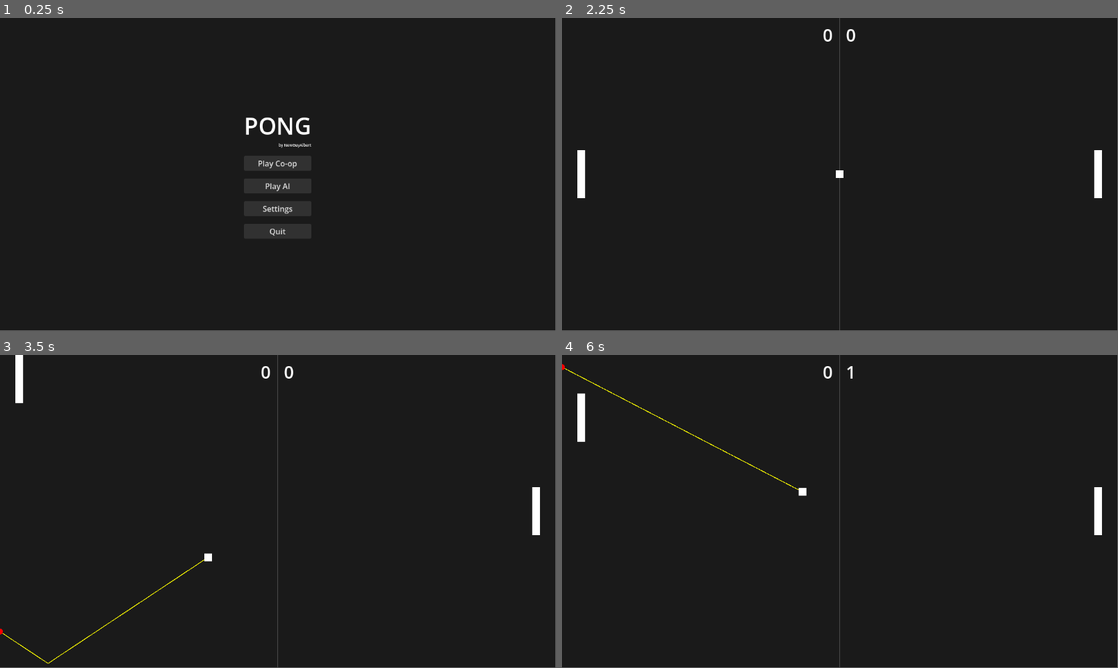
Above: before the commit, frames 1-4 (two rows, left to right).
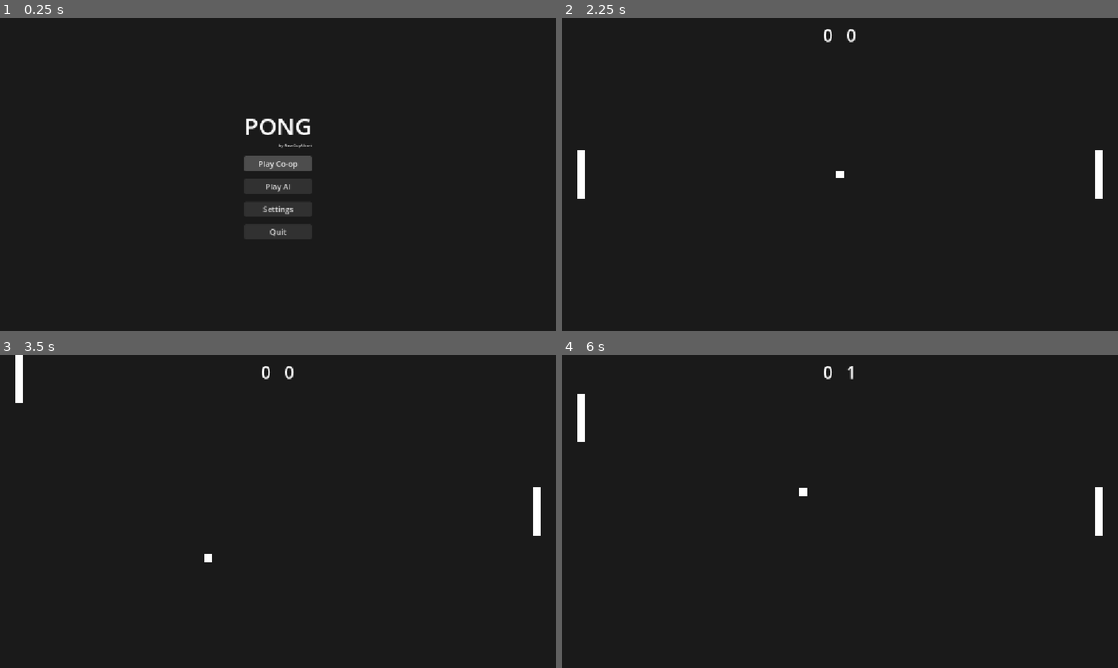
Above: after the commit, the same moments.

Repository: NewGuyAlbert/pong_1
Game: Godot game, scene res://scenes/menu/main_menu.tscn
The game is run twice, just before and just after one commit, with the same random seed, the same clock (stepped at 60 frames per second) and the same inputs.
Inputs (mouse positions are in pixels of both pictures, inside the frame that each line leads up to):
- Up to frame 1 (0.25 s): no input
- Up to frame 2 (2.25 s): click "Settings" at 0.5 s; click "← Back" at 1.25 s; click "Play Co-op" at 2 s
- Up to frame 3 (3.5 s): tap Enter at 2.75 s; move the mouse to (400, 495) at 2.77 s; hold W from 2.78 s (still down)
- Up to frame 4 (6 s): move the mouse to (728, 527) at 3.52 s; release W at 3.53 s; hold S 3.53-4.28 s; move the mouse to (895, 442) at 4.27 s; hold W 4.28-5.78 s; move the mouse to (812, 574) at 5.02 s; tap Space at 5.75 s; move the mouse to (1006, 558) at 5.77 s; hold S from 5.78 s (still down)
In our replay, the window is 799x449 before the commit and 800x450 after it. These sizes can differ from the game's own. Grey fills any space a smaller window leaves; there, only what the larger window draws over its background counts as a difference.

The runs differ from the first frame. In frame 1, 1.0% of the frame differs, in the area x 43-57%, y 31-70%; in frame 2, 0.3%; in frame 3, 0.5%; in frame 4, 0.5%.

Commit message:
feat: add settings menu

Diff:
--- a/project.godot
+++ b/project.godot
@@ -28,6 +28,13 @@
 ]
 }
 
+[display]
+
+window/size/viewport_width=1152
+window/size/viewport_height=648
+window/stretch/mode="canvas_items"
+window/stretch/aspect="keep"
+
 [rendering]
 
 rendering_device/driver.windows="d3d12"
--- a/scenes/ball/ball.gd
+++ b/scenes/ball/ball.gd
@@ -9,7 +9,7 @@
 @export var reset_delay := 1.0
 
 @export var max_bounce_angle := deg_to_rad(50.0)  # Steepest angle when hitting paddle edge
-@export var debug_draw := true  # Toggle to show/hide predicted ball path
+@export var debug_draw := false  # Toggle to show/hide predicted ball path
 
 var speed: float
 var direction: Vector2 = Vector2.ZERO
@@ -39,7 +39,7 @@
 		return  # already waiting to launch, do nothing
 	_resetting = true
 	await get_tree().create_timer(reset_delay).timeout  # delay before launching
-	speed = initial_speed
+	speed = GameSettings.ball_speed
 	var angle := randf_range(-PI / 4, PI / 4)  # random angle between -45 and 45 degrees
 	if randi() % 2 == 0:  # 50% chance to launch left or right
 		angle += PI
--- a/scenes/game/game.gd
+++ b/scenes/game/game.gd
@@ -1,6 +1,5 @@
 extends Node2D
 
-@export var win_score := 3
 var score_left := 0
 var score_right := 0
 var winner := ""
@@ -10,9 +9,17 @@
 @onready var right_paddle: CharacterBody2D = $RightPaddle
 @onready var score_label: Label = $ScoreLabel
 @onready var victory_sound: AudioStreamPlayer = $VictorySound
+@onready var top_wall: StaticBody2D = $TopWall
+@onready var bottom_wall: StaticBody2D = $BottomWall
+@onready var center_line: ColorRect = $CenterLine
+
+const PADDLE_MARGIN := 40.0
+const WALL_THICKNESS := 20.0
 
 
 func _ready() -> void:
+	_layout_game_elements()
+
 	ball.scored.connect(_on_ball_scored)
 	ball.paddle_hit.connect(_on_ball_paddle_hit)
 
@@ -35,9 +42,9 @@
 	score_label.text = "%d   %d" % [score_left, score_right]
 
 	# Win condition: first to win_score points
-	if score_left >= win_score:
+	if score_left >= GameSettings.win_score:
 		winner = "Player 1"
-	elif score_right >= win_score:
+	elif score_right >= GameSettings.win_score:
 		winner = "CPU" if GameSettings.ai_enabled else "Player 2"
 
 	if winner != "":
@@ -59,3 +66,32 @@
 	# Restart game (after a win)
 	if event.is_action_pressed("ui_restart") and winner != "":
 		get_tree().reload_current_scene()
+
+
+## Positions all game elements based on the current viewport size.
+## This replaces the hardcoded pixel values that were set in the .tscn file.
+func _layout_game_elements() -> void:
+	var vp := get_viewport_rect().size
+
+	# Walls span the full width, placed just outside the visible area
+	top_wall.position = Vector2(vp.x / 2.0, -WALL_THICKNESS / 2.0)
+	bottom_wall.position = Vector2(vp.x / 2.0, vp.y + WALL_THICKNESS / 2.0)
+	var wall_shape := RectangleShape2D.new()
+	wall_shape.size = Vector2(vp.x, WALL_THICKNESS)
+	top_wall.get_node("CollisionShape2D").shape = wall_shape
+	bottom_wall.get_node("CollisionShape2D").shape = wall_shape
+
+	# Paddles centered vertically, offset from edges
+	left_paddle.position = Vector2(PADDLE_MARGIN, vp.y / 2.0)
+	right_paddle.position = Vector2(vp.x - PADDLE_MARGIN, vp.y / 2.0)
+
+	# Score label spans the full width
+	score_label.offset_left = 0.0
+	score_label.offset_right = vp.x
+	score_label.offset_top = 10.0
+
+	# Center line
+	center_line.offset_left = vp.x / 2.0 - 1.0
+	center_line.offset_right = vp.x / 2.0 + 1.0
+	center_line.offset_top = 0.0
+	center_line.offset_bottom = vp.y
--- a/scenes/game/pause_menu.gd
+++ b/scenes/game/pause_menu.gd
@@ -29,6 +29,7 @@
 func _pause() -> void:
 	get_tree().paused = true
 	show()
+	resume_button.grab_focus()
 
 
 func _resume() -> void:
--- a/scenes/game/pause_menu.tscn
+++ b/scenes/game/pause_menu.tscn
@@ -50,6 +50,7 @@
 layout_mode = 2
 theme_override_styles/normal = ExtResource("2_0n058")
 theme_override_styles/hover = ExtResource("3_1gnl8")
+theme_override_styles/focus = ExtResource("3_1gnl8")
 text = "Resume"
 
 [node name="RestartButton" type="Button" parent="VBoxContainer" unique_id=485685913]
@@ -57,6 +58,7 @@
 layout_mode = 2
 theme_override_styles/normal = ExtResource("2_0n058")
 theme_override_styles/hover = ExtResource("3_1gnl8")
+theme_override_styles/focus = ExtResource("3_1gnl8")
 text = "Restart"
 
 [node name="MainMenuButton" type="Button" parent="VBoxContainer" unique_id=710603507]
@@ -64,4 +66,5 @@
 layout_mode = 2
 theme_override_styles/normal = ExtResource("2_0n058")
 theme_override_styles/hover = ExtResource("3_1gnl8")
+theme_override_styles/focus = ExtResource("3_1gnl8")
 text = "Main Menu"
--- a/scenes/global/game_settings.gd
+++ b/scenes/global/game_settings.gd
@@ -2,3 +2,26 @@
 
 var ai_enabled := false
 var ai_difficulty := 0  # 0 = easy, 1 = medium, 2 = hard
+
+# Settings with defaults
+var fullscreen := false
+var win_score := 3
+var ball_speed := 400.0
+var master_volume := 0.5  # 0.0 to 1.0
+
+
+func apply_fullscreen() -> void:
+	if fullscreen:
+		DisplayServer.window_set_mode(DisplayServer.WINDOW_MODE_FULLSCREEN)
+	else:
+		DisplayServer.window_set_mode(DisplayServer.WINDOW_MODE_WINDOWED)
+
+
+func apply_volume() -> void:
+	# Convert 0.0–1.0 to dB. AudioServer uses linear_to_db.
+	var bus_index := AudioServer.get_bus_index("Master")
+	if master_volume <= 0.0:
+		AudioServer.set_bus_mute(bus_index, true)
+	else:
+		AudioServer.set_bus_mute(bus_index, false)
+		AudioServer.set_bus_volume_db(bus_index, linear_to_db(master_volume))
--- a/scenes/global/routes.gd
+++ b/scenes/global/routes.gd
@@ -6,5 +6,6 @@
 
 const MAIN_MENU := "res://scenes/menu/main_menu.tscn"
 const DIFFICULTY_MENU := "res://scenes/menu/difficulty_menu.tscn"
+const SETTINGS_MENU := "res://scenes/menu/settings_menu.tscn"
 const PLACEHOLDER_SCREEN := "res://scenes/menu/placeholder_screen.tscn"
 const GAME := "res://scenes/game/game.tscn"
--- a/scenes/menu/difficulty_menu.gd
+++ b/scenes/menu/difficulty_menu.gd
@@ -11,6 +11,7 @@
 	medium_button.pressed.connect(_on_difficulty.bind(1))
 	hard_button.pressed.connect(_on_difficulty.bind(2))
 	back_button.pressed.connect(func(): get_tree().change_scene_to_file(Routes.MAIN_MENU))
+	easy_button.grab_focus()
 
 
 func _on_difficulty(level: int) -> void:
--- a/scenes/menu/difficulty_menu.tscn
+++ b/scenes/menu/difficulty_menu.tscn
@@ -20,6 +20,9 @@
 offset_top = 20.0
 offset_right = 83.0
 offset_bottom = 51.0
+theme_override_styles/normal = ExtResource("1_m7xj0")
+theme_override_styles/hover = ExtResource("2_i1j5u")
+theme_override_styles/focus = ExtResource("2_i1j5u")
 text = "← Back"
 
 [node name="VBoxContainer" type="VBoxContainer" parent="." unique_id=1023155884]
@@ -43,6 +46,7 @@
 theme_override_font_sizes/font_size = 16
 theme_override_styles/normal = ExtResource("1_m7xj0")
 theme_override_styles/hover = ExtResource("2_i1j5u")
+theme_override_styles/focus = ExtResource("2_i1j5u")
 text = "Easy"
 
 [node name="MediumButton" type="Button" parent="VBoxContainer" unique_id=1621267086]
@@ -51,6 +55,7 @@
 theme_override_font_sizes/font_size = 16
 theme_override_styles/normal = ExtResource("1_m7xj0")
 theme_override_styles/hover = ExtResource("2_i1j5u")
+theme_override_styles/focus = ExtResource("2_i1j5u")
 text = "Medium"
 
 [node name="HardButton" type="Button" parent="VBoxContainer" unique_id=1480969310]
@@ -59,4 +64,5 @@
 theme_override_font_sizes/font_size = 16
 theme_override_styles/normal = ExtResource("1_m7xj0")
 theme_override_styles/hover = ExtResource("1_m7xj0")
+theme_override_styles/focus = ExtResource("2_i1j5u")
 text = "Hard"
--- a/scenes/menu/main_menu.gd
+++ b/scenes/menu/main_menu.gd
@@ -11,6 +11,7 @@
 	play_ai_button.pressed.connect(_on_play_ai)
 	settings_button.pressed.connect(_on_settings)
 	quit_button.pressed.connect(_on_quit)
+	play_coop_button.grab_focus()
 
 
 func _on_play_coop() -> void:
@@ -23,7 +24,7 @@
 
 
 func _on_settings() -> void:
-	get_tree().change_scene_to_file(Routes.PLACEHOLDER_SCREEN)
+	get_tree().change_scene_to_file(Routes.SETTINGS_MENU)
 
 
 func _on_quit() -> void:
--- a/scenes/menu/main_menu.tscn
+++ b/scenes/menu/main_menu.tscn
@@ -56,6 +56,7 @@
 layout_mode = 2
 theme_override_styles/normal = ExtResource("2_247la")
 theme_override_styles/hover = ExtResource("3_kiqgm")
+theme_override_styles/focus = ExtResource("3_kiqgm")
 text = "Play Co-op"
 
 [node name="PlayAIButton" type="Button" parent="VBoxContainer" unique_id=426976038]
@@ -63,6 +64,7 @@
 layout_mode = 2
 theme_override_styles/normal = ExtResource("2_247la")
 theme_override_styles/hover = ExtResource("3_kiqgm")
+theme_override_styles/focus = ExtResource("3_kiqgm")
 text = "Play AI"
 
 [node name="SettingsButton" type="Button" parent="VBoxContainer" unique_id=285908879]
@@ -70,6 +72,7 @@
 layout_mode = 2
 theme_override_styles/normal = ExtResource("2_247la")
 theme_override_styles/hover = ExtResource("3_kiqgm")
+theme_override_styles/focus = ExtResource("3_kiqgm")
 text = "Settings"
 
 [node name="QuitButton" type="Button" parent="VBoxContainer" unique_id=454544130]
@@ -77,4 +80,5 @@
 layout_mode = 2
 theme_override_styles/normal = ExtResource("2_247la")
 theme_override_styles/hover = ExtResource("3_kiqgm")
+theme_override_styles/focus = ExtResource("3_kiqgm")
 text = "Quit"
--- a/scenes/menu/placeholder_screen.gd
+++ b/scenes/menu/placeholder_screen.gd
@@ -5,6 +5,7 @@
 
 func _ready() -> void:
 	back_button.pressed.connect(_on_back_pressed)
+	back_button.grab_focus()
 
 
 func _on_back_pressed() -> void:
--- a/scenes/menu/placeholder_screen.tscn
+++ b/scenes/menu/placeholder_screen.tscn
@@ -39,4 +39,5 @@
 offset_bottom = 51.0
 theme_override_styles/normal = ExtResource("2_uerj4")
 theme_override_styles/hover = ExtResource("3_wxwww")
+theme_override_styles/focus = ExtResource("3_wxwww")
 text = "← Back"
--- /dev/null
+++ b/scenes/menu/settings_menu.gd
@@ -0,0 +1,72 @@
+extends Control
+
+@onready var fullscreen_toggle: CheckButton = %FullscreenToggle
+@onready var win_score_slider: HSlider = %WinScoreSlider
+@onready var win_score_value: Label = %WinScoreValue
+@onready var ball_speed_slider: HSlider = %BallSpeedSlider
+@onready var ball_speed_value: Label = %BallSpeedValue
+@onready var volume_slider: HSlider = %VolumeSlider
+@onready var volume_value: Label = %VolumeValue
+@onready var back_button: Button = %BackButton
+
+
+func _ready() -> void:
+	# Initialize controls from current settings
+	fullscreen_toggle.button_pressed = GameSettings.fullscreen
+
+	win_score_slider.min_value = 1
+	win_score_slider.max_value = 15
+	win_score_slider.step = 1
+	win_score_slider.value = GameSettings.win_score
+	win_score_value.text = str(GameSettings.win_score)
+
+	ball_speed_slider.min_value = 200
+	ball_speed_slider.max_value = 800
+	ball_speed_slider.step = 50
+	ball_speed_slider.value = GameSettings.ball_speed
+	ball_speed_value.text = str(int(GameSettings.ball_speed))
+
+	volume_slider.min_value = 0
+	volume_slider.max_value = 100
+	volume_slider.step = 5
+	volume_slider.value = int(GameSettings.master_volume * 100)
+	volume_value.text = "%d%%" % int(GameSettings.master_volume * 100)
+
+	# Connect signals
+	fullscreen_toggle.toggled.connect(_on_fullscreen_toggled)
+	win_score_slider.value_changed.connect(_on_win_score_changed)
+	ball_speed_slider.value_changed.connect(_on_ball_speed_changed)
+	volume_slider.value_changed.connect(_on_volume_changed)
+	back_button.pressed.connect(_on_back_pressed)
+
+	fullscreen_toggle.grab_focus()
+
+
+func _on_fullscreen_toggled(enabled: bool) -> void:
+	GameSettings.fullscreen = enabled
+	GameSettings.apply_fullscreen()
+
+
+func _on_win_score_changed(value: float) -> void:
+	GameSettings.win_score = int(value)
+	win_score_value.text = str(int(value))
+
+
+func _on_ball_speed_changed(value: float) -> void:
+	GameSettings.ball_speed = value
+	ball_speed_value.text = str(int(value))
+
+
+func _on_volume_changed(value: float) -> void:
+	GameSettings.master_volume = value / 100.0
+	volume_value.text = "%d%%" % int(value)
+	GameSettings.apply_volume()
+
+
+func _on_back_pressed() -> void:
+	get_tree().change_scene_to_file(Routes.MAIN_MENU)
+
+
+func _unhandled_input(event: InputEvent) -> void:
+	if event.is_action_pressed("ui_cancel"):
+		get_tree().change_scene_to_file(Routes.MAIN_MENU)
--- /dev/null
+++ b/scenes/menu/settings_menu.tscn
@@ -0,0 +1,130 @@
+[gd_scene format=3 uid="uid://vrendnoob35i"]
+
+[ext_resource type="Script" uid="uid://dd6kcefhjfy8" path="res://scenes/menu/settings_menu.gd" id="1_qk8rs"]
+[ext_resource type="StyleBox" uid="uid://s11hj5q7p081" path="res://assets/themes/button_normal.tres" id="2_cags2"]
+[ext_resource type="StyleBox" uid="uid://bakt6ipejggis" path="res://assets/themes/button_hover.tres" id="3_i15dv"]
+
+[sub_resource type="StyleBoxEmpty" id="StyleBoxEmpty_cags2"]
+
+[node name="SettingsMenu" type="Control" unique_id=1322375213]
+layout_mode = 3
+anchors_preset = 15
+anchor_right = 1.0
+anchor_bottom = 1.0
+grow_horizontal = 2
+grow_vertical = 2
+script = ExtResource("1_qk8rs")
+
+[node name="BackButton" type="Button" parent="." unique_id=920975709]
+unique_name_in_owner = true
+layout_mode = 0
+offset_left = 20.0
+offset_top = 20.0
+offset_right = 83.0
+offset_bottom = 51.0
+theme_override_styles/normal = ExtResource("2_cags2")
+theme_override_styles/hover = ExtResource("3_i15dv")
+theme_override_styles/focus = ExtResource("3_i15dv")
+text = "← Back"
+
+[node name="VBoxContainer" type="VBoxContainer" parent="." unique_id=1205527073]
+layout_mode = 1
+anchors_preset = 8
+anchor_left = 0.5
+anchor_top = 0.5
+anchor_right = 0.5
+anchor_bottom = 0.5
+offset_left = -20.0
+offset_top = -20.0
+offset_right = 20.0
+offset_bottom = 20.0
+grow_horizontal = 2
+grow_vertical = 2
+theme_override_constants/separation = 20
+
+[node name="TitleLabel" type="Label" parent="VBoxContainer" unique_id=1934363936]
+layout_mode = 2
+size_flags_horizontal = 4
+theme_override_font_sizes/font_size = 36
+text = "SETTINGS"
+
+[node name="FullscreenRow" type="HBoxContainer" parent="VBoxContainer" unique_id=435230047]
+layout_mode = 2
+theme_override_constants/separation = 10
+
+[node name="Label" type="Label" parent="VBoxContainer/FullscreenRow" unique_id=501863016]
+custom_minimum_size = Vector2(120, 0)
+layout_mode = 2
+text = "Fullscreen"
+
+[node name="FullscreenToggle" type="CheckButton" parent="VBoxContainer/FullscreenRow" unique_id=1776000276]
+unique_name_in_owner = true
+layout_mode = 2
+size_flags_horizontal = 4
+theme_override_styles/normal = SubResource("StyleBoxEmpty_cags2")
+
+[node name="WinScoreRow" type="HBoxContainer" parent="VBoxContainer" unique_id=1380738439]
+layout_mode = 2
+theme_override_constants/separation = 10
+
+[node name="Label" type="Label" parent="VBoxContainer/WinScoreRow" unique_id=12053362]
+custom_minimum_size = Vector2(120, 0)
+layout_mode = 2
+text = "Win Score"
+
+[node name="WinScoreSlider" type="HSlider" parent="VBoxContainer/WinScoreRow" unique_id=1994875187]
+unique_name_in_owner = true
+custom_minimum_size = Vector2(200, 0)
+layout_mode = 2
+size_flags_horizontal = 3
+
+[node name="WinScoreValue" type="Label" parent="VBoxContainer/WinScoreRow" unique_id=1588219710]
+unique_name_in_owner = true
+custom_minimum_size = Vector2(50, 0)
+layout_mode = 2
+size_flags_horizontal = 8
+text = "3"
+
+[node name="BallSpeedRow" type="HBoxContainer" parent="VBoxContainer" unique_id=511821020]
+layout_mode = 2
+theme_override_constants/separation = 10
+
+[node name="Label" type="Label" parent="VBoxContainer/BallSpeedRow" unique_id=1338043833]
+custom_minimum_size = Vector2(120, 0)
+layout_mode = 2
+text = "Ball Speed"
+
+[node name="BallSpeedSlider" type="HSlider" parent="VBoxContainer/BallSpeedRow" unique_id=2015780345]
+unique_name_in_owner = true
+custom_minimum_size = Vector2(200, 0)
+layout_mode = 2
+size_flags_horizontal = 3
+
+[node name="BallSpeedValue" type="Label" parent="VBoxContainer/BallSpeedRow" unique_id=1226653739]
+unique_name_in_owner = true
+custom_minimum_size = Vector2(50, 0)
+layout_mode = 2
+size_flags_horizontal = 8
+text = "400"
+
+[node name="VolumeRow" type="HBoxContainer" parent="VBoxContainer" unique_id=1990923388]
+layout_mode = 2
+theme_override_constants/separation = 10
+
+[node name="Label" type="Label" parent="VBoxContainer/VolumeRow" unique_id=333559723]
+custom_minimum_size = Vector2(120, 0)
+layout_mode = 2
+text = "Volume"
+
+[node name="VolumeSlider" type="HSlider" parent="VBoxContainer/VolumeRow" unique_id=75850588]
+unique_name_in_owner = true
+custom_minimum_size = Vector2(200, 0)
+layout_mode = 2
+size_flags_horizontal = 3
+
+[node name="VolumeValue" type="Label" parent="VBoxContainer/VolumeRow" unique_id=1637769499]
+unique_name_in_owner = true
+custom_minimum_size = Vector2(50, 0)
+layout_mode = 2
+size_flags_horizontal = 8
+text = "50%"
Not shown, added: scenes/menu/settings_menu.gd.uid
